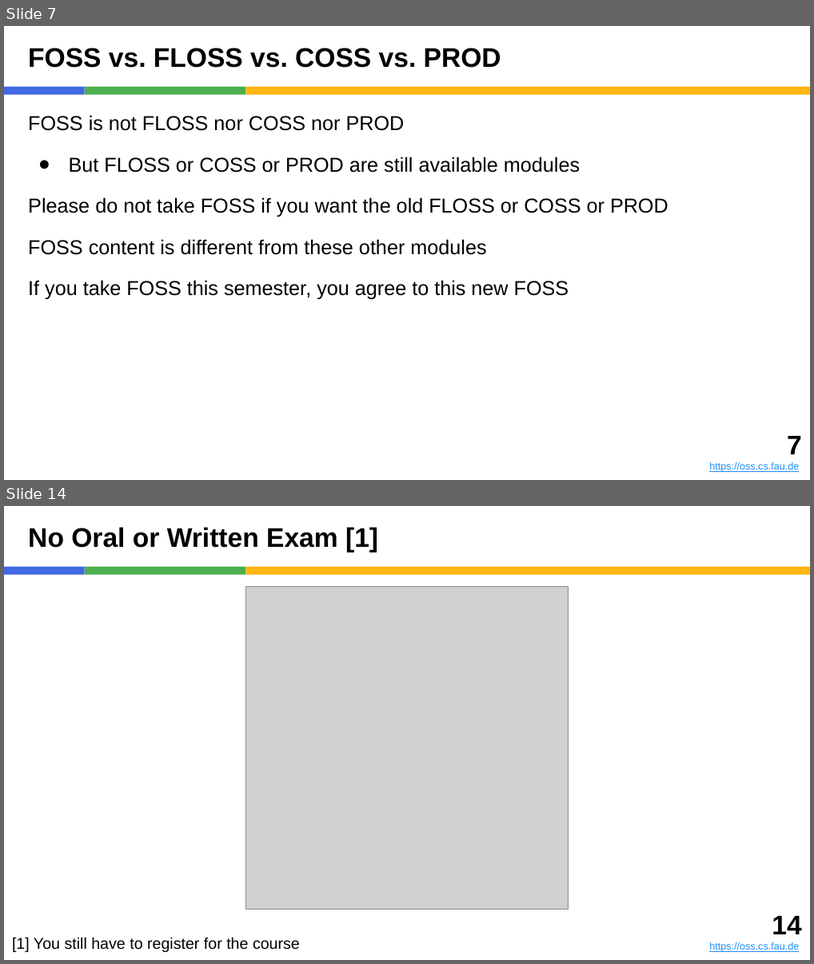
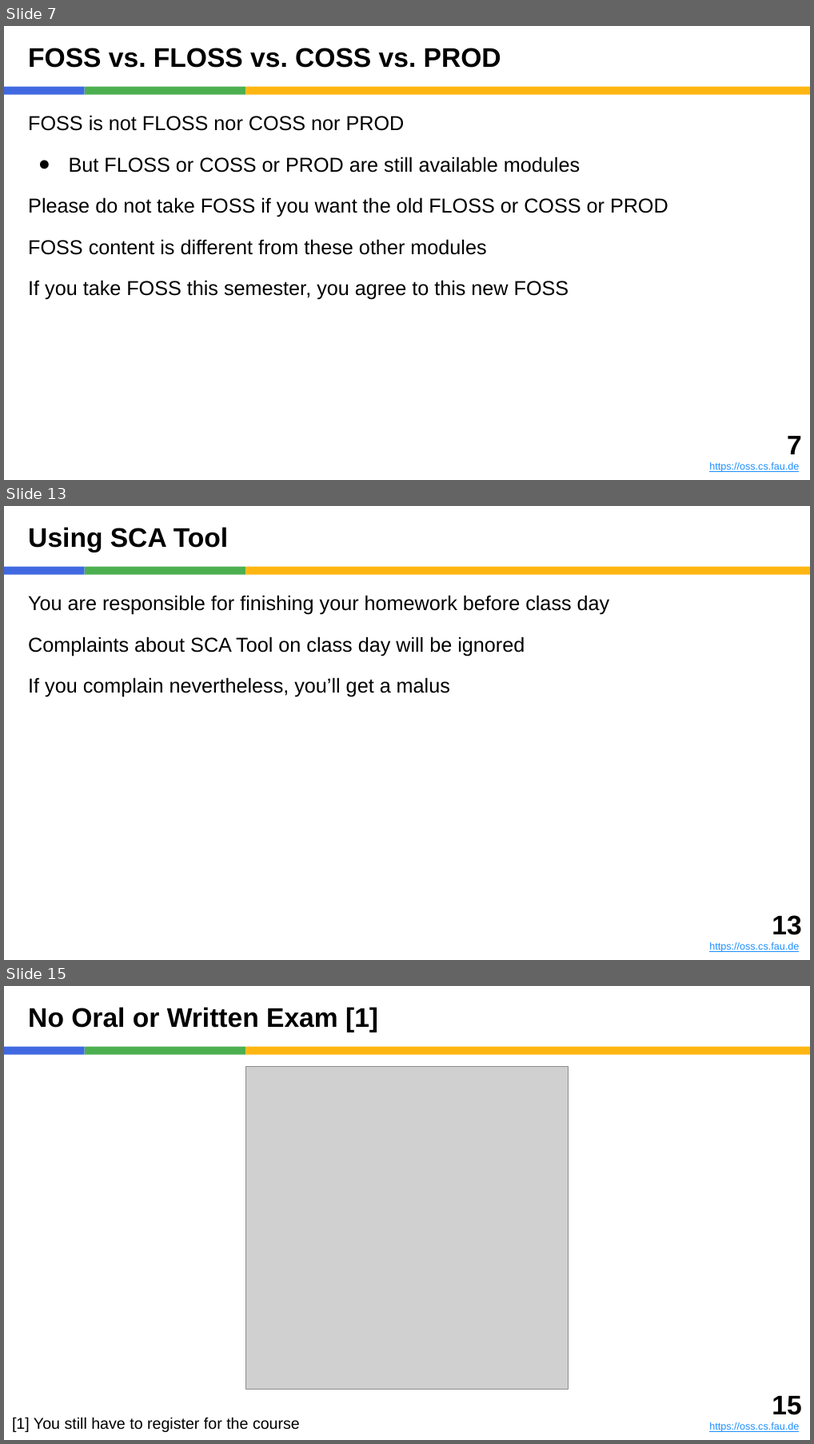
Before and after one commit to dirkriehle/foss-course, a slide deck: Lecture slides/FOSS A01 - Introduction.pptx. Shown one above the other, each under a label of ours: slides 7 and 14 before the commit, slides 7, 13 and 15 after it; the slides between them are not shown. The pictures are 814x964 and 814x1444 pixels, drawn with LibreOffice and Linux fonts; fonts in the diff are those of the drawing; grey boxes stand for pictures. Boxes give left, top, right and bottom in pixels: in the first picture for what was removed or moved away, otherwise in the second. Text is boxed around its words. In the diff, an @@ line names an element or a change of style, - is before the commit and + after.

```diff
--- a/Lecture slides/FOSS A01 - Introduction.pptx
+++ b/Lecture slides/FOSS A01 - Introduction.pptx
@@ slide 13 added at (4,506,810,960), background #FFFFFF; not listed: 3 template elements that a slide beside it also shows @@
@@ title added at (28,527,228,552), 24 pt, text #000000, bold @@
+Using SCA Tool
@@ text added at (28,595,610,697), 18 pt, text #000000 @@
+You are responsible for finishing your homework before class day
+Complaints about SCA Tool on class day will be ignored
+If you complain nevertheless, you’ll get a malus
@@ text added at (710,915,802,952), 9 pt, text #1E90FF, underline @@
+13
+https://oss.cs.fau.de
@@ what was slide 14 is now slide 15 @@
@@ text at (772,1396,802,1415): text changed @@
-14
+15
```
Also in this commit, not shown: 4 slides changed, 5 other slides added, 5 slides removed, 5 other files.
